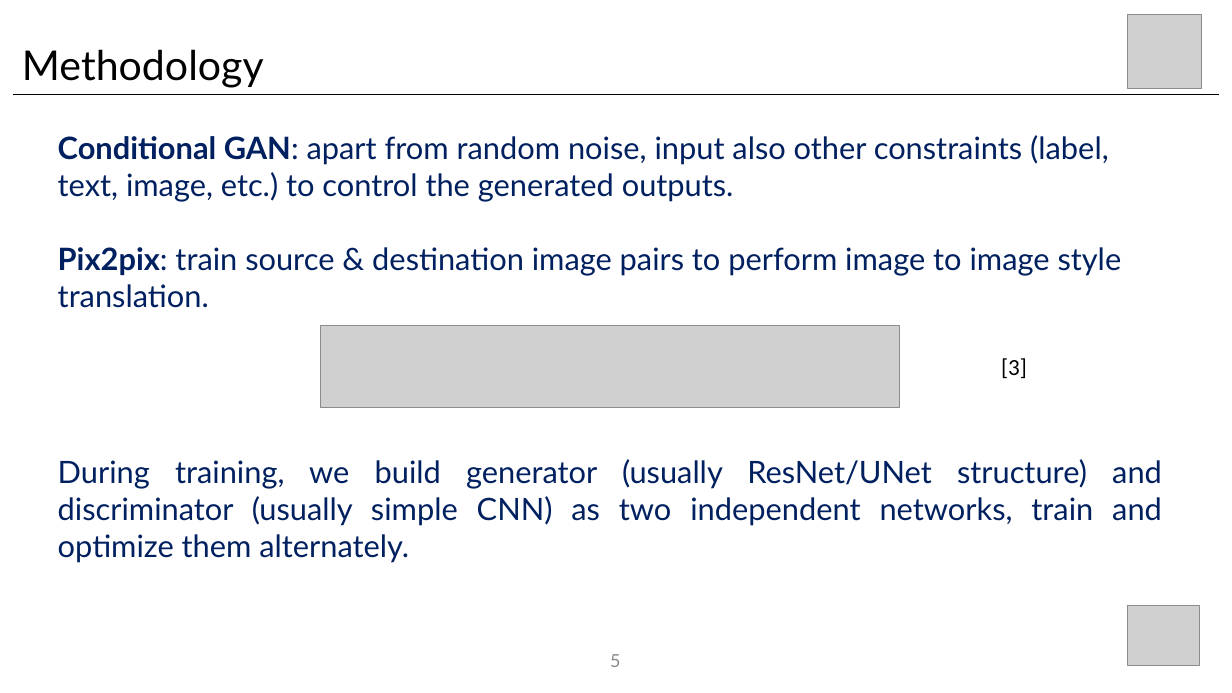
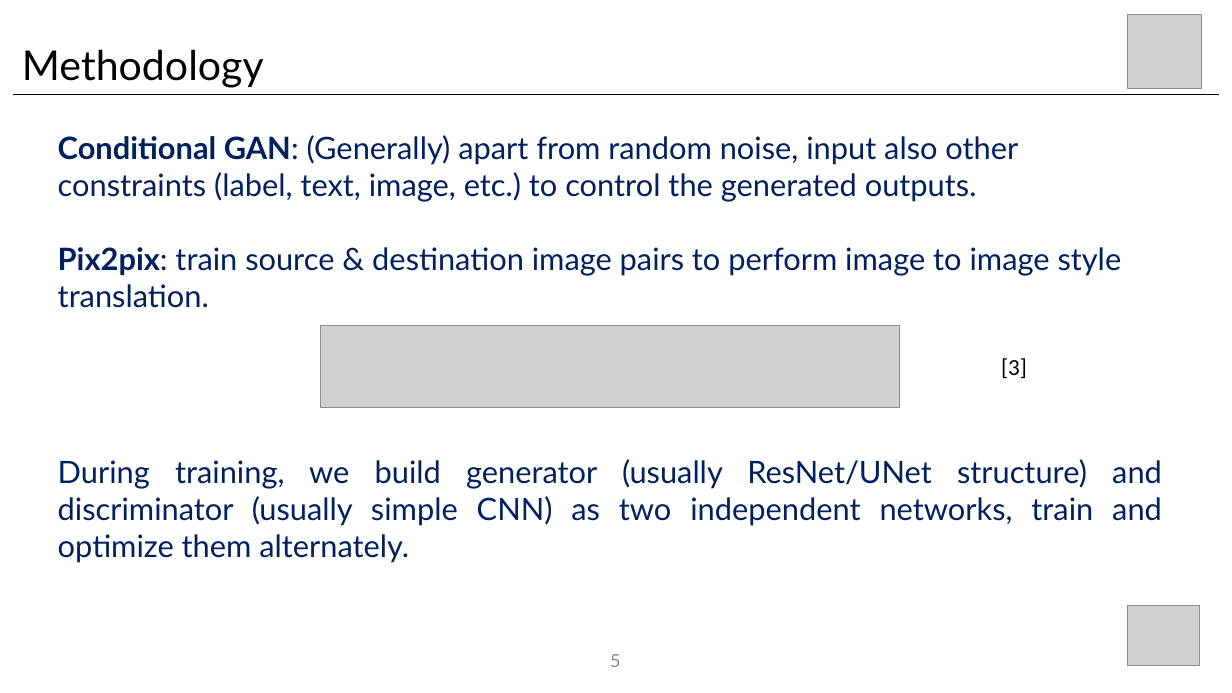
Before and after one commit to wangyi111/Building-Vectorization-3D, a slide deck: slide 5 of assets/reports/20201015_introduction.pptx. Drawn at 1232x693 pixels with LibreOffice and Linux fonts; fonts in the diff are those of the drawing; grey boxes stand for pictures. Boxes give left, top, right and bottom in pixels: in the first picture for what was removed or moved away, otherwise in the second. Text is boxed around its words. In the diff, an @@ line names an element or a change of style, - is before the commit and + after.

```diff
--- a/assets/reports/20201015_introduction.pptx
+++ b/assets/reports/20201015_introduction.pptx
@@ text at [58, 135, 1018, 202]: text changed @@
-Conditional GAN: apart from random noise, input also other constraints (label, text, image, etc.) to control the generated outputs.
+Conditional GAN: (Generally) apart from random noise, input also other constraints (label, text, image, etc.) to control the generated outputs.
```
Also in this commit, not shown: 4 other slides changed, 2 other files.
